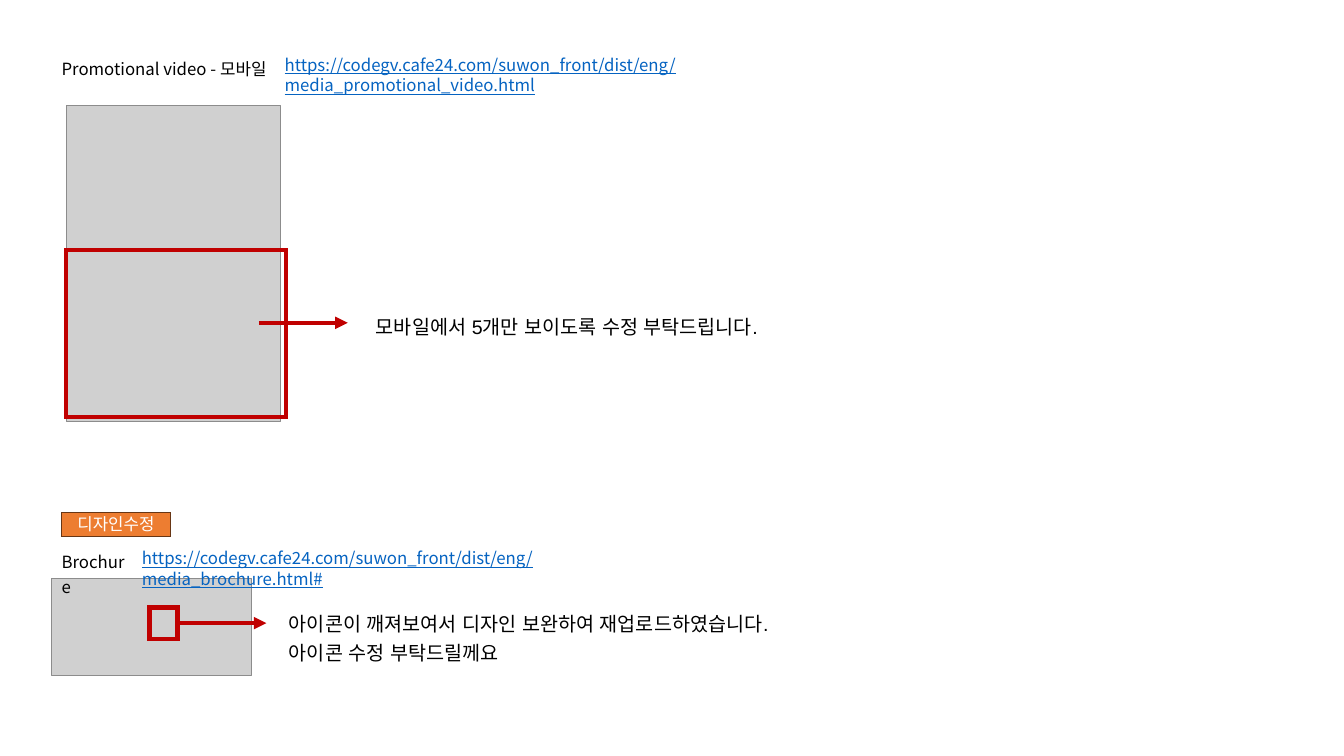
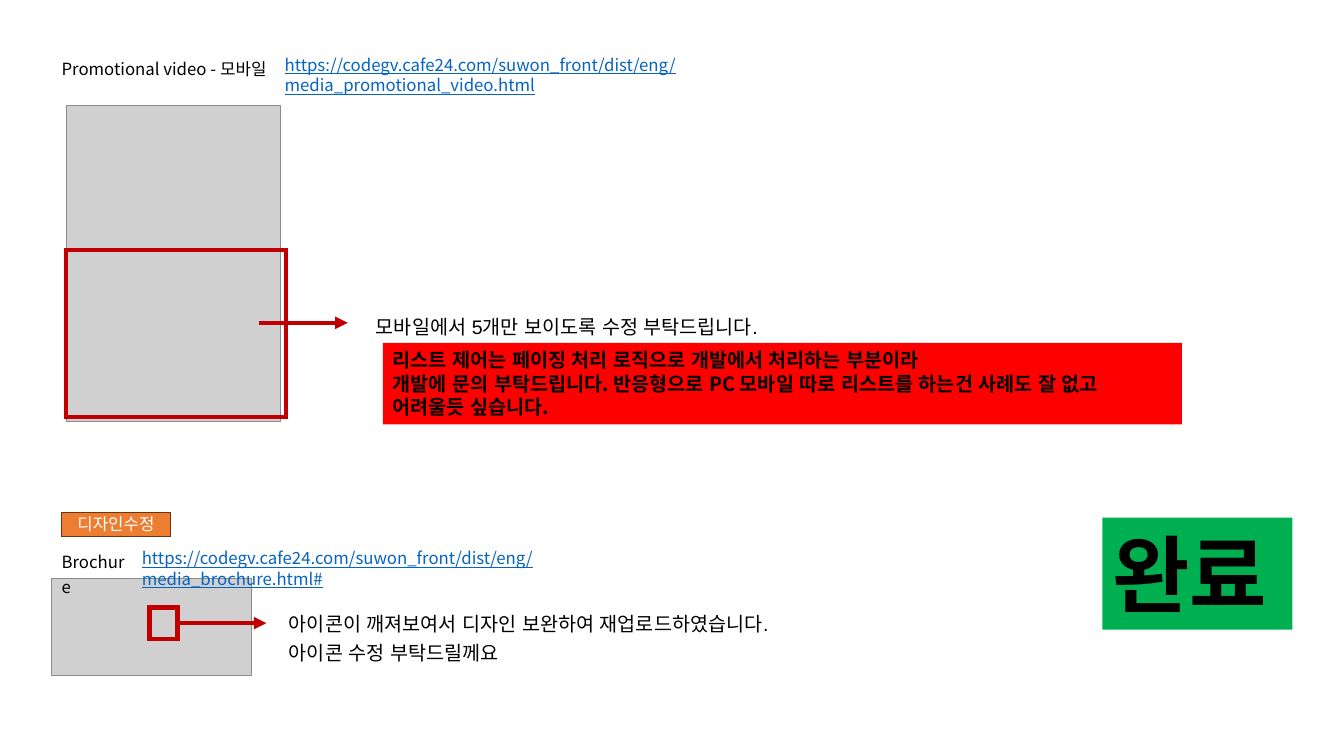
Before and after one commit to kik87827/suwon_front, a slide deck: slide 6 of 수원아태총회USER_231025_김인경회신.pptx. Drawn at 1344x756 pixels with LibreOffice and Linux fonts; fonts in the diff are those of the drawing; grey boxes stand for pictures. Boxes give left, top, right and bottom in pixels: in the first picture for what was removed or moved away, otherwise in the second. Text is boxed around its words. In the diff, an @@ line names an element or a change of style, - is before the commit and + after.

Commit message:
수정 처리 완료

```diff
--- a/수원아태총회USER_231025_김인경회신.pptx
+++ b/수원아태총회USER_231025_김인경회신.pptx
@@ rectangle added at (x1=383, y1=343, x2=1183, y2=424), fill #FF0000, 14 pt, text #000000, bold @@
+리스트 제어는 페이징 처리 로직으로 개발에서 처리하는 부분이라
+개발에 문의 부탁드립니다. 반응형으로 PC 모바일 따로 리스트를 하는건 사례도 잘 없고
+어려울듯 싶습니다.
@@ rectangle added at (x1=1103, y1=518, x2=1293, y2=630), fill #00B050, 60 pt, text #000000, bold @@
+완료
```
Also in this commit, not shown: 24 other files.
